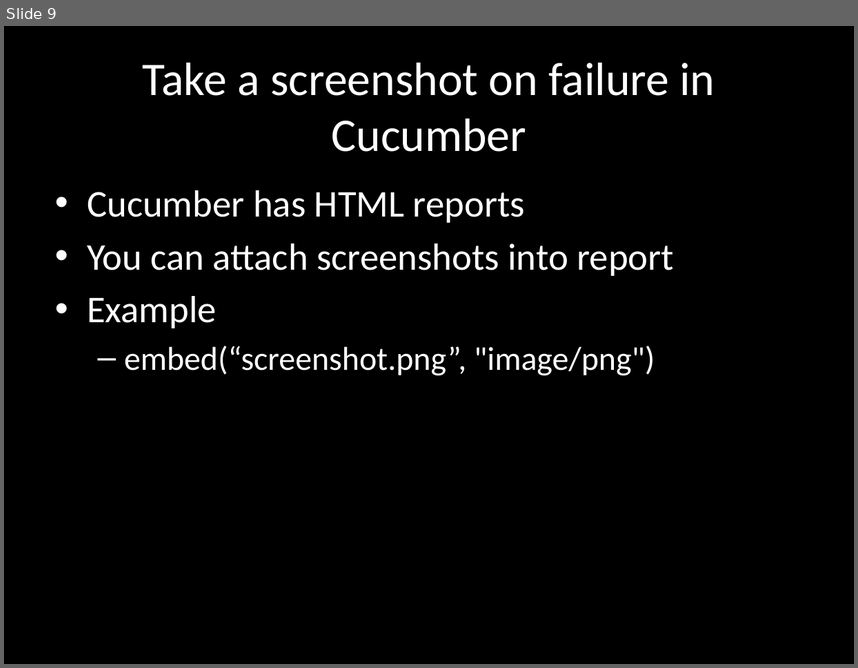
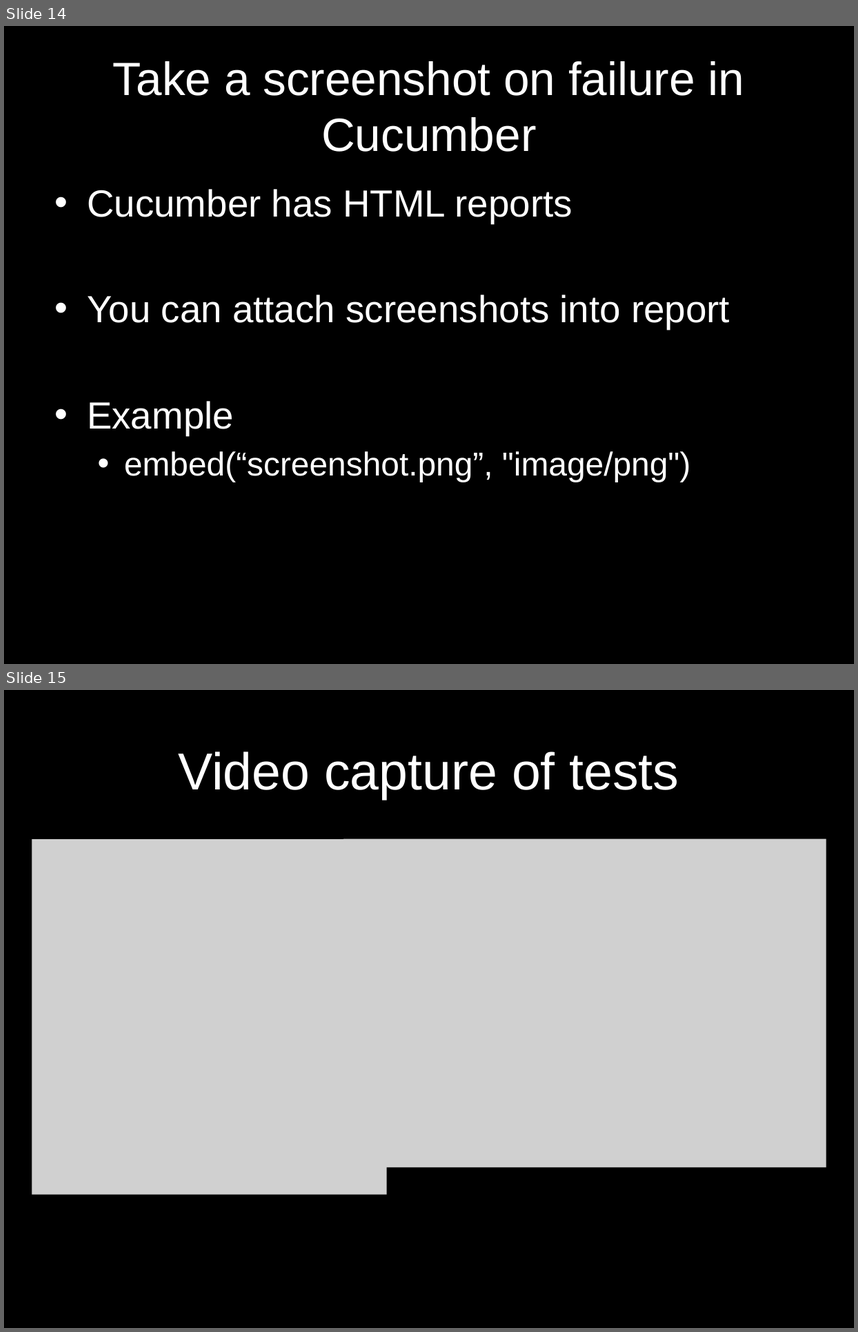
Before and after one commit to dimacus/SeleniumTipsAndTricks, a slide deck: selenium_camp_v1.pptx. Shown one above the other, each under a label of ours: slide 9 before the commit, slides 14 and 15 after it. The pictures are 858x668 and 858x1332 pixels, drawn with LibreOffice and Linux fonts; fonts in the diff are those of the drawing; grey boxes stand for pictures. Boxes give left, top, right and bottom in pixels: in the first picture for what was removed or moved away, otherwise in the second. Text is boxed around its words. In the diff, an @@ line names an element or a change of style, - is before the commit and + after.

```diff
--- a/selenium_camp_v1.pptx
+++ b/selenium_camp_v1.pptx
@@ slide 15 added at (4, 690, 854, 1328), background #000000 @@
@@ title added at (178, 751, 680, 799), 44 pt, text #FFFFFF @@
+Video capture of tests
@@ picture added at (32, 840, 388, 1195) @@
@@ picture added at (343, 839, 826, 1167) @@
@@ what was slide 9 is now slide 14 @@
@@ slide 14 changed as well @@
@@ title "Take a screenshot on failure ..." at (113, 61, 745, 152): size 39.6 to 39.5 pt, font Calibri to Arial @@
@@ text "Cucumber has HTML reports" at (87, 189, 730, 481): font Calibri to Arial; bullet – to • @@
```
Also in this commit, not shown: 25 other slides changed, 10 other slides added, 1 other file.
